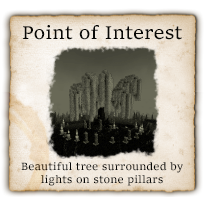
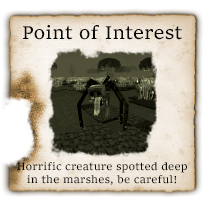
Layer changes from the first 205 x 205 image to the second:
hid "stain copy" over [1, 18, 121, 195]
added layer "Layer 8" in group "Group 1" over [48, 48, 157, 157]
hid "Layer 7" over [46, 46, 159, 159]
renamed "Beautiful tree surrounded by lights on stone pillars" to "Horrific creature spotted deep in the marshes, be careful!", painted on it over [17, 162, 187, 186]
added layer "Layer 5 copy" in group "Group 1" over [1, 18, 187, 195]
hid "Layer 5" over [1, 18, 187, 195]
